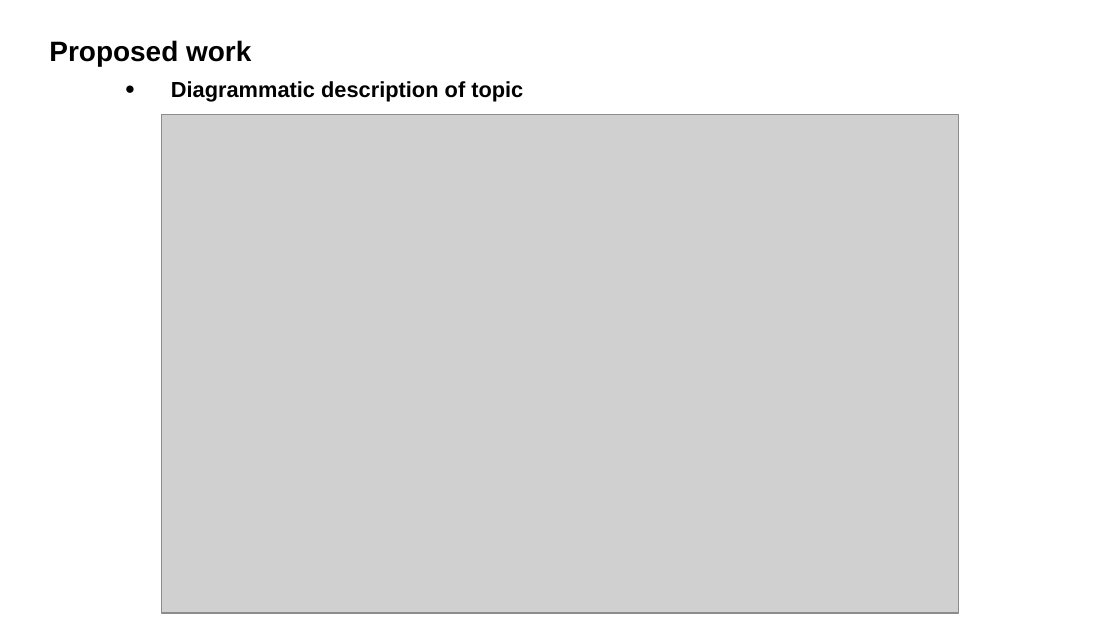
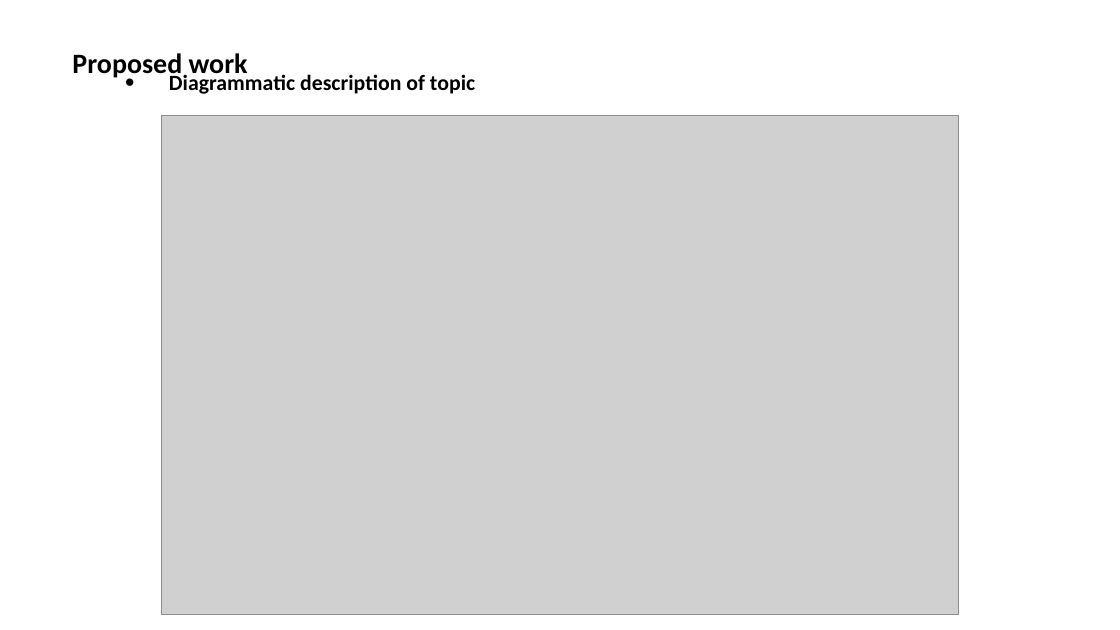
Before and after one commit to coeykee/Business-network-using-DLT, a slide deck: slide 6 of docs/bnpresentation.pptx (slide 5 before the commit). Drawn at 1120x630 pixels with LibreOffice and Linux fonts; fonts in the diff are those of the drawing; grey boxes stand for pictures. Boxes give left, top, right and bottom in pixels: in the first picture for what was removed or moved away, otherwise in the second. Text is boxed around its words. In the diff, an @@ line names an element or a change of style, - is before the commit and + after.

```diff
--- a/docs/bnpresentation.pptx
+++ b/docs/bnpresentation.pptx
@@ text "Proposed work": place and size @@
-text "Proposed work" at (49, 40, 251, 66)
+text "Proposed work" at (72, 53, 248, 80)
@@ text "Proposed work" at (72, 53, 248, 80): font Arial to Calibri @@
@@ text "Diagrammatic description of topic" at (169, 72, 475, 94): font Arial to Calibri; line spacing 1.15 to 0.9 @@
```
Also in this commit, not shown: 6 other slides changed, 4 slides added, 1 slide removed, 4 other files.
